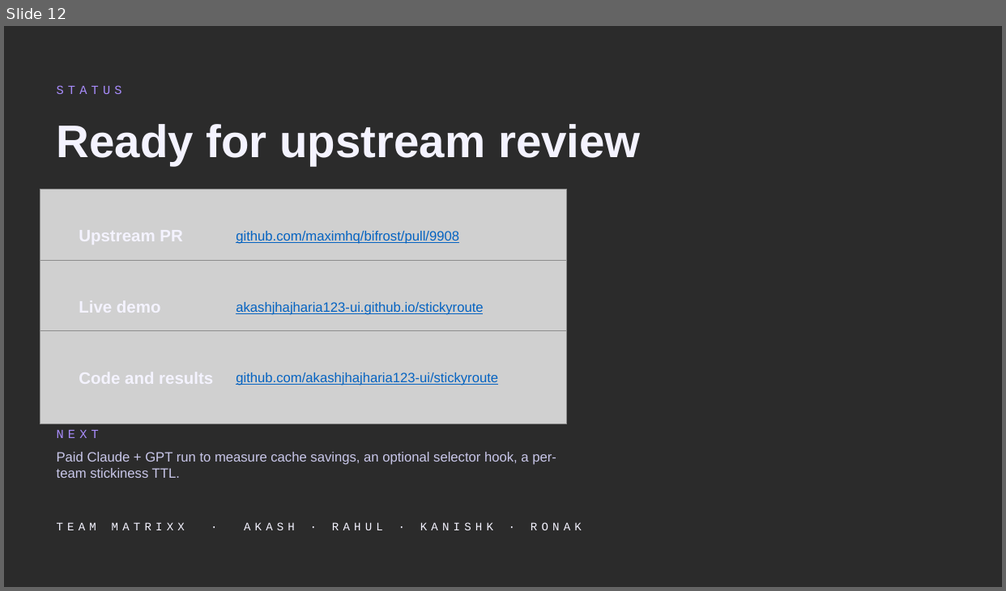
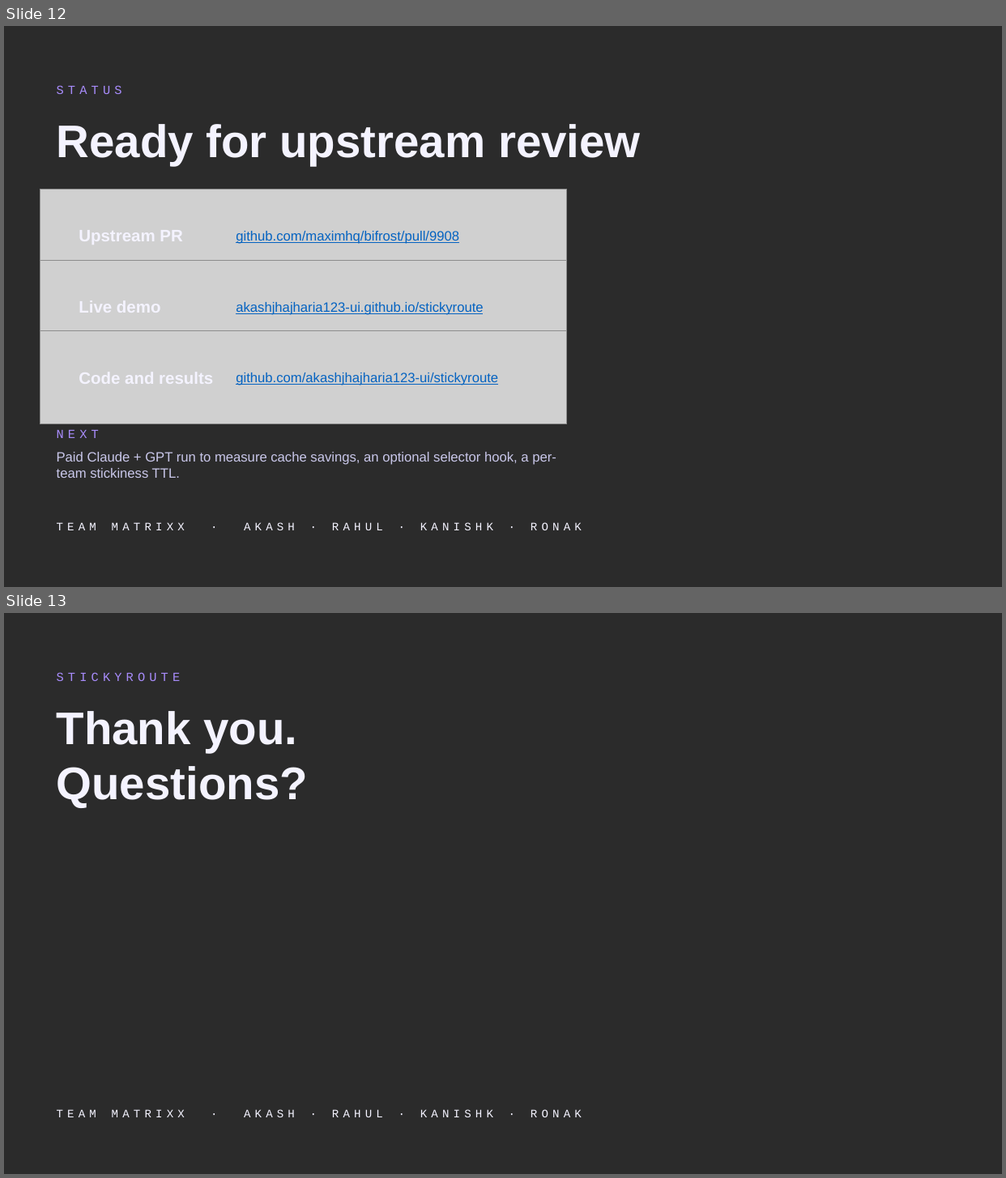
Before and after one commit to akashjhajharia123-ui/stickyroute, a slide deck: deck/StickyRoute-Pitch-v2.pptx. Shown one above the other, each under a label of ours: slide 12 before the commit, slides 12 and 13 after it. The pictures are 1006x591 and 1006x1178 pixels, drawn with LibreOffice and Linux fonts; fonts in the diff are those of the drawing; grey boxes stand for pictures; background and template pictures are left out; a plain dark background stands for a picture behind light text. Boxes give left, top, right and bottom in pixels: in the first picture for what was removed or moved away, otherwise in the second. Text is boxed around its words. In the diff, an @@ line names an element or a change of style, - is before the commit and + after.

Commit message:
docs: add the thank-you slide and the PDF export of the pitch deck (#3)
Slide 13 "Thank you. Questions?" added in Canva and mirrored in the pptx source.
PDF exported from Canva (13 pages, checked). STATUS.md records the PDF and the
trashed superseded decks.

```diff
--- a/deck/StickyRoute-Pitch-v2.pptx
+++ b/deck/StickyRoute-Pitch-v2.pptx
@@ slide 13 added at [4,613,1002,1174], background picture (left out) @@
@@ text added at [57,672,181,681], 12 pt, text #A78BFA @@
+STICKYROUTE
@@ text added at [57,711,308,807], 44 pt, text #F4F3FF, bold @@
+Thank you.
+Questions?
@@ text added at [57,1110,582,1118], 11 pt, text #F4F3FF @@
+TEAM MATRIXX · AKASH · RAHUL · KANISHK · RONAK
```
Also in this commit, not shown: 2 other files.
